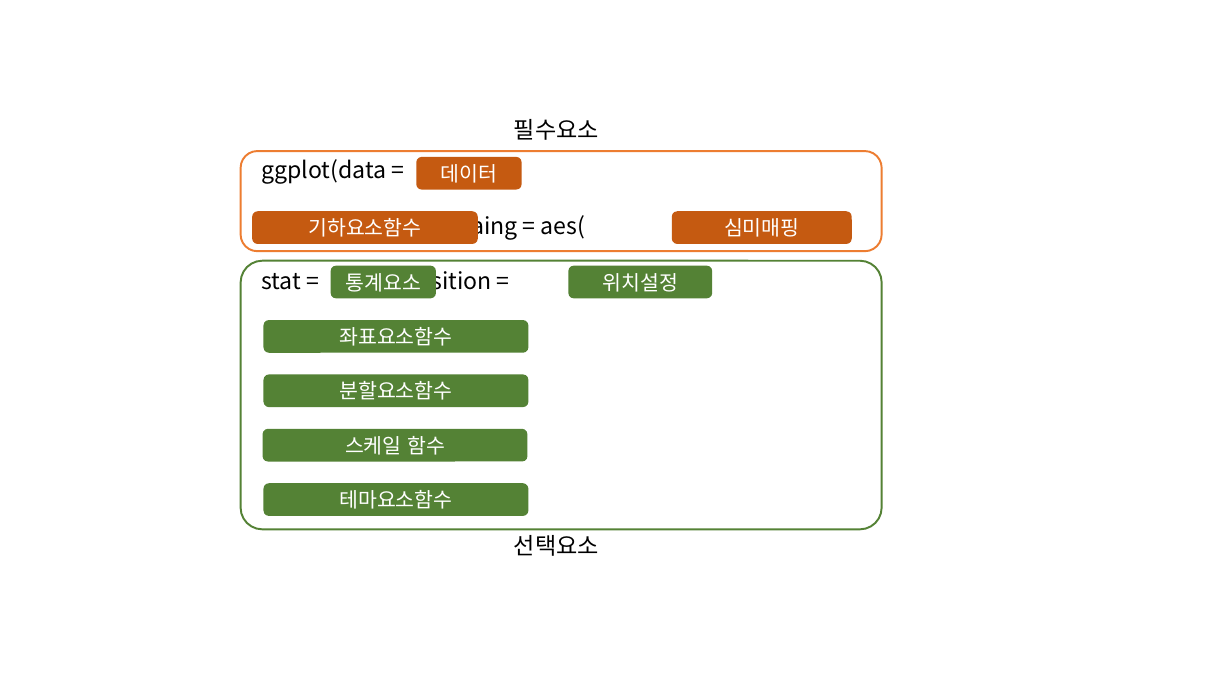
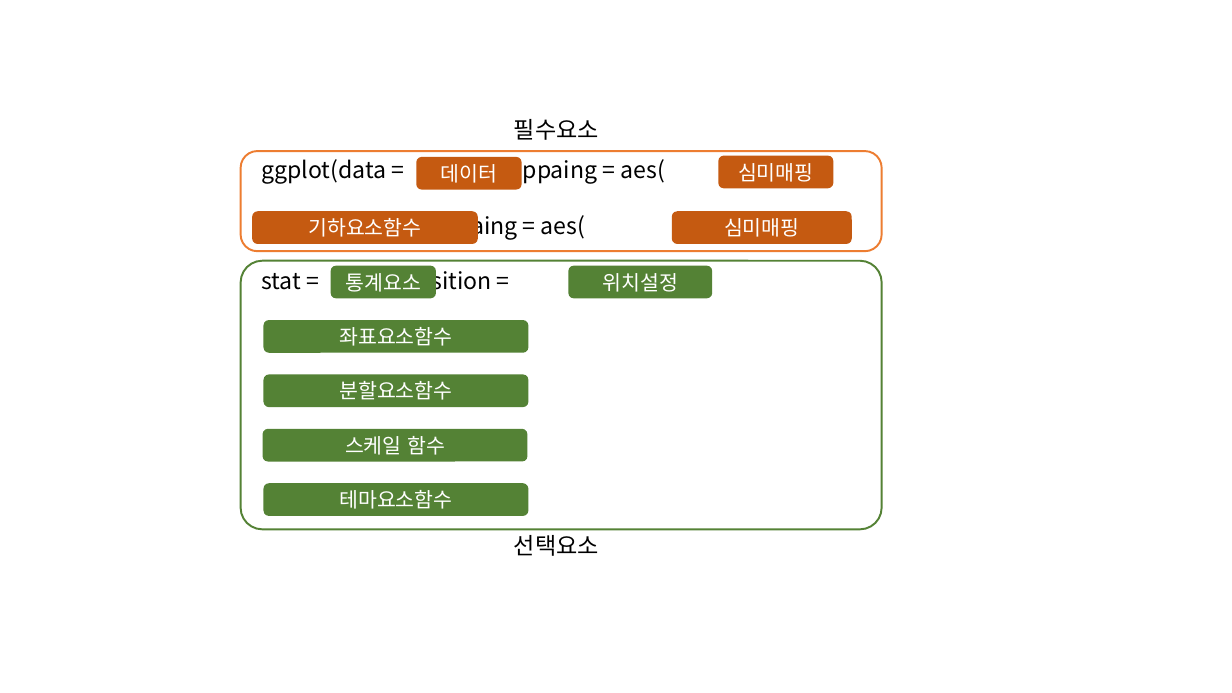
Before and after one commit to 2stndard/datavisualization, a slide deck: slide 2 of chap3/3장.pptx. Drawn at 1232x693 pixels with LibreOffice and Linux fonts; fonts in the diff are those of the drawing. Boxes give left, top, right and bottom in pixels: in the first picture for what was removed or moved away, otherwise in the second. Text is boxed around its words. In the diff, an @@ line names an element or a change of style, - is before the commit and + after.

```diff
--- a/chap3/3장.pptx
+++ b/chap3/3장.pptx
@@ text at bbox=[261, 157, 665, 184]: text changed @@
-ggplot(data = ) +
+ggplot(data = , mappaing = aes( ) +
@@ rounded rectangle added at bbox=[718, 155, 834, 188], fill #C55A11, 16 pt, text #FFFFFF @@
+심미매핑
```
Also in this commit, not shown: 28 other files.
